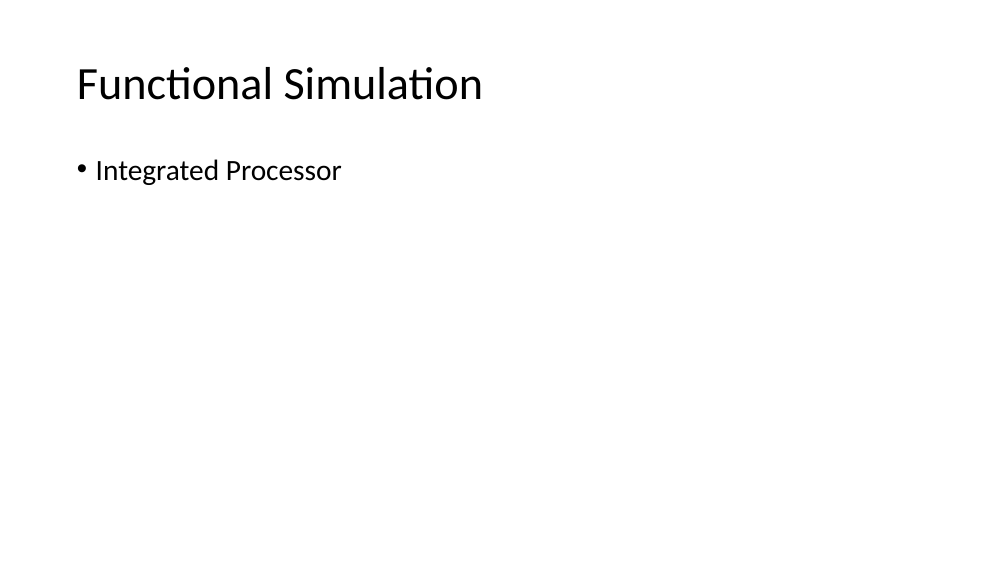
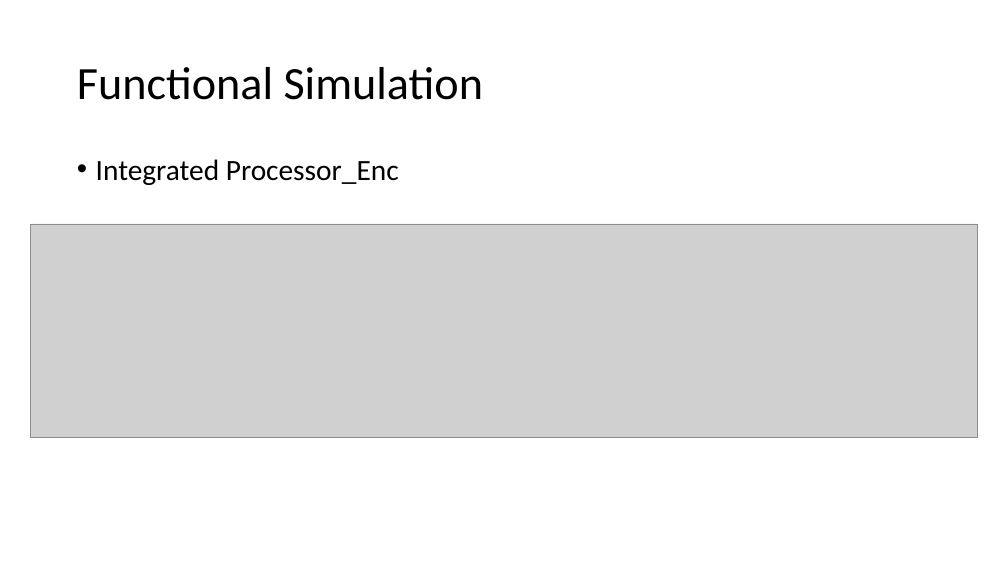
Before and after one commit to ConnorWen9398/AHD-Project, a slide deck: slide 5 of Presentation and Report/Part1.pptx. Drawn at 1008x567 pixels with LibreOffice and Linux fonts; fonts in the diff are those of the drawing; grey boxes stand for pictures. Boxes give left, top, right and bottom in pixels: in the first picture for what was removed or moved away, otherwise in the second. Text is boxed around its words. In the diff, an @@ line names an element or a change of style, - is before the commit and + after.

```diff
--- a/Presentation and Report/Part1.pptx
+++ b/Presentation and Report/Part1.pptx
@@ text at (x1=96, y1=159, x2=399, y2=185): text changed @@
-• Integrated Processor
+• Integrated Processor_Enc
@@ picture added at (x1=31, y1=224, x2=978, y2=438) @@
```
Also in this commit, not shown: 1 other slide changed, 1 slide added.
